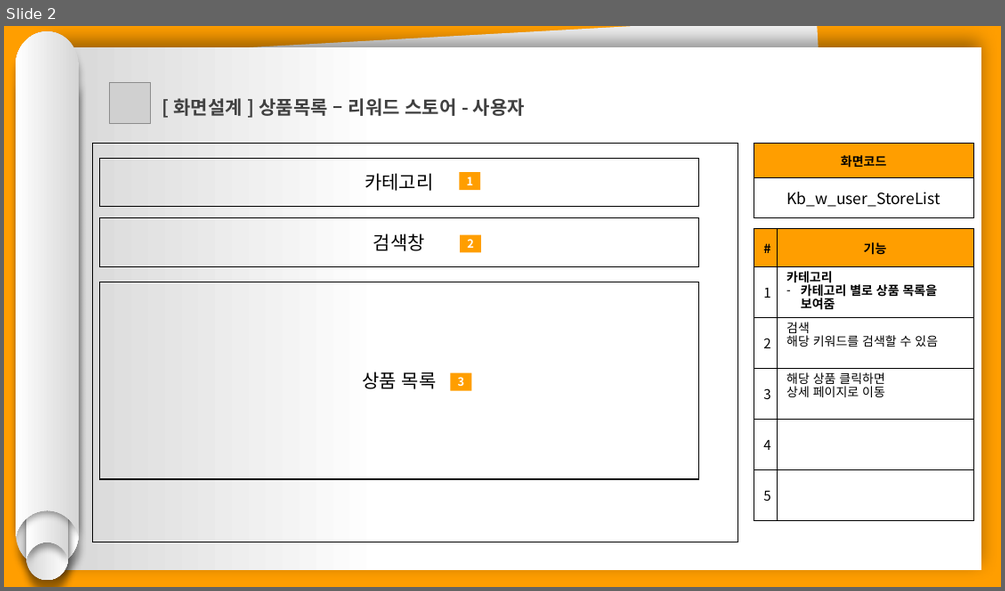
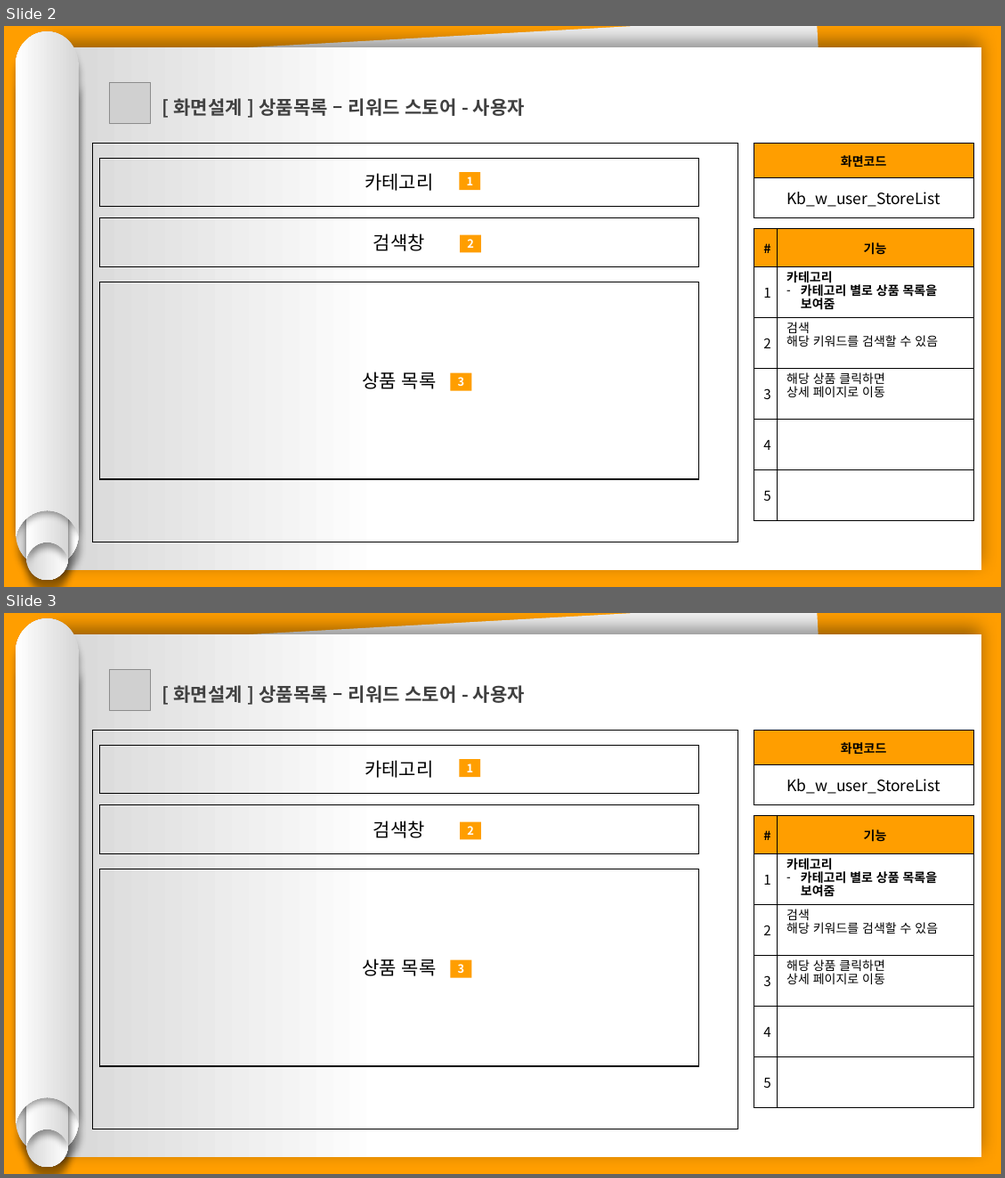
Before and after one commit to hhsw07/ezen-academy-projects, a slide deck: 0 발표용 파워포인트/project06 - 파워포인트 종합 - 기범.pptx. Shown one above the other, each under a label of ours: slide 2 before the commit, slides 2 and 3 after it. The pictures are 1005x591 and 1005x1178 pixels, drawn with LibreOffice and Linux fonts; fonts in the diff are those of the drawing; grey boxes stand for pictures. Boxes give left, top, right and bottom in pixels: in the first picture for what was removed or moved away, otherwise in the second. Text is boxed around its words. In the diff, an @@ line names an element or a change of style, - is before the commit and + after.

Commit message:
안드로이드 상세화면

```diff
--- a/0 발표용 파워포인트/project06 - 파워포인트 종합 - 기범.pptx
+++ b/0 발표용 파워포인트/project06 - 파워포인트 종합 - 기범.pptx
@@ slide 3 added at [4, 613, 1001, 1174], background #FF9E00 @@
@@ group added at [16, 619, 79, 1167]: 4 freeform shapes @@
@@ rectangle added at [48, 634, 982, 1158], fill gradient #FFFFFF to #D7D7D7 @@
@@ rectangle added at [58, 613, 845, 1152], fill #F2F2F2 @@
@@ picture added at [110, 669, 152, 710] @@
@@ text added at [174, 685, 525, 703], 18 pt, text #404040, bold @@
+[ 화면설계 ] 상품목록 – 리워드 스토어 - 사용자
@@ rectangle added at [92, 730, 737, 1129], outline #000000 0.75 pt @@
@@ rectangle added at [100, 746, 699, 794], outline #000000 1 pt, 18 pt, text #000000 @@
+카테고리
@@ table added at [754, 730, 974, 805], 2 rows, 1 columns @@
+화면코드
+Kb_w_user_StoreList
@@ rectangle added at [460, 759, 480, 777], fill #FF9E00, 11 pt, text #FFFFFF, bold @@
+1
@@ rectangle added at [100, 805, 699, 854], outline #000000 1 pt, 18 pt, text #000000 @@
+검색창
@@ rectangle added at [461, 821, 481, 840], fill #FF9E00, 11 pt, text #FFFFFF, bold @@
+2
@@ table added at [754, 816, 974, 1107], 6 rows, 2 columns @@
+# | 기능
+1 | 카테고리 / 카테고리 별로 상품 목록을 보여줌
+2 | 검색 / 해당 키워드를 검색할 수 있음
+3 | 해당 상품 클릭하면 / 상세 페이지로 이동
+4 | 
+5 | 
@@ rectangle added at [100, 869, 699, 1066], outline #000000 1 pt, 18 pt, text #000000 @@
+상품 목록
@@ rectangle added at [451, 960, 471, 978], fill #FF9E00, 11 pt, text #FFFFFF, bold @@
+3
```
Also in this commit, not shown: 2 slides changed, 3 other slides added, 9 other files.
